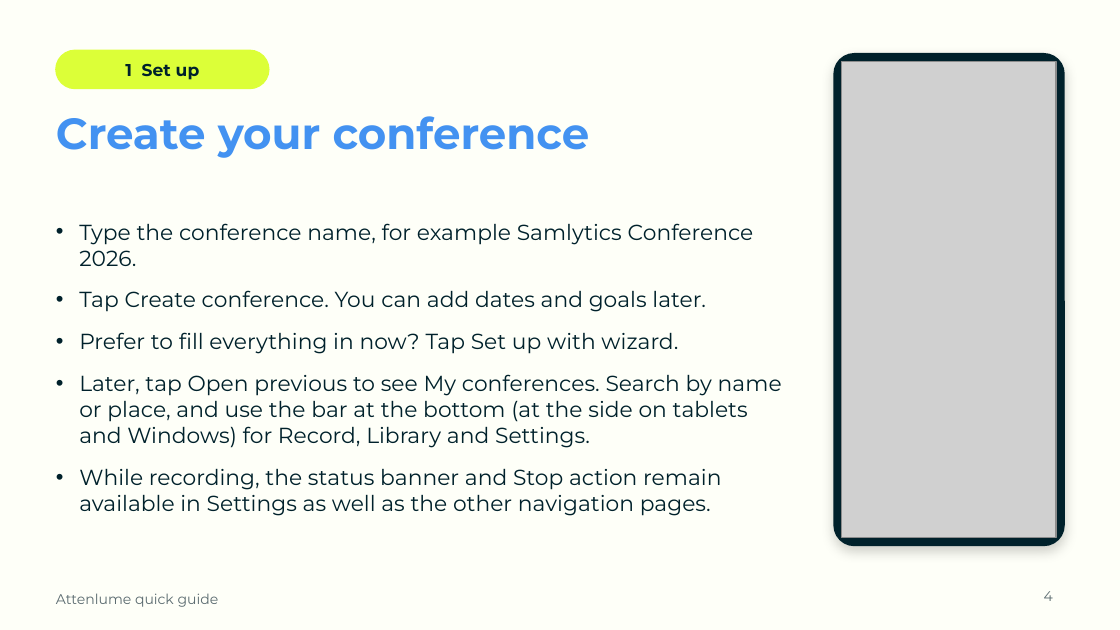
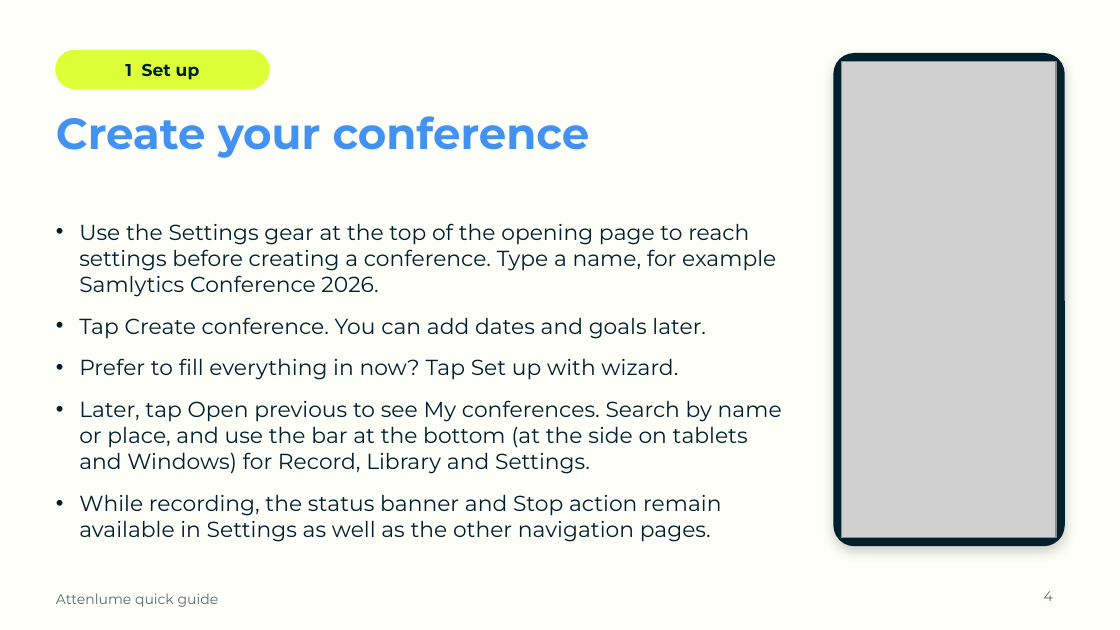
Before and after one commit to SamsonOluwaseun/attenlume, a slide deck: slide 4 of docs/user-guide/Attenlume-Quick-Guide.pptx. Drawn at 1120x630 pixels with LibreOffice and Linux fonts; fonts in the diff are those of the drawing; grey boxes stand for pictures; background and template pictures are left out. Boxes give left, top, right and bottom in pixels: in the first picture for what was removed or moved away, otherwise in the second. Text is boxed around its words. In the diff, an @@ line names an element or a change of style, - is before the commit and + after.

Commit message:
fix(transcription): retain activity lookup and expose opening Settings [P1-52, P1-54]

```diff
--- a/docs/user-guide/Attenlume-Quick-Guide.pptx
+++ b/docs/user-guide/Attenlume-Quick-Guide.pptx
@@ text at bbox=[79, 223, 776, 297]: text changed @@
-• Type the conference name, for example Samlytics Conference 2026.
+• Use the Settings gear at the top of the opening page to reach settings before creating a conference. Type a name, for example Samlytics Conference 2026.
```
Also in this commit, not shown: 1 other slide changed, 14 other files.
